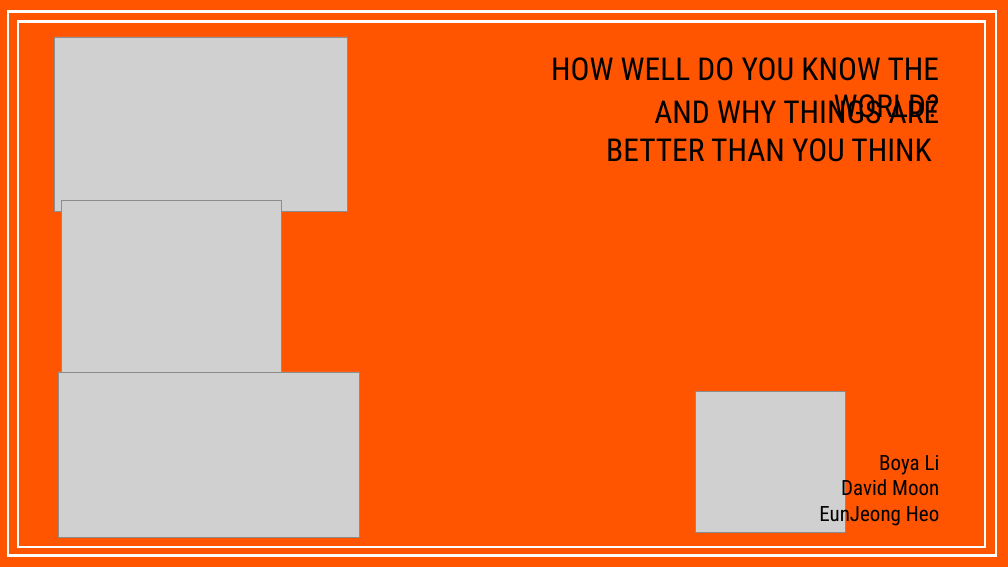
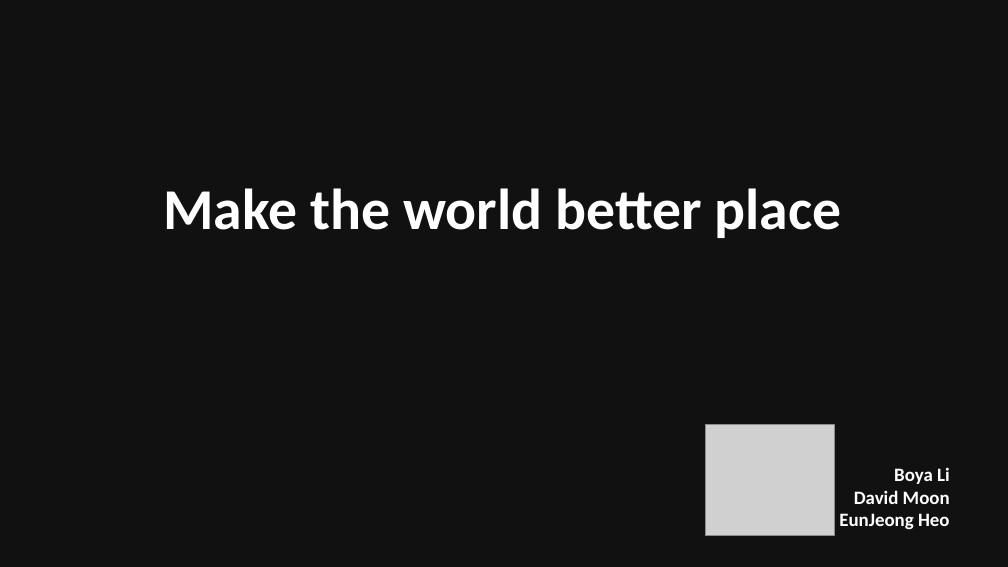
Before and after one commit to hej6853/Rowdy_Rooster_Project3, a slide deck: slide 1 of Factfulness_FINAL.pptx (slide 2 before the commit). Drawn at 1008x567 pixels with LibreOffice and Linux fonts; fonts in the diff are those of the drawing; grey boxes stand for pictures; background and template pictures are left out; a plain dark background stands for a picture behind light text. Boxes give left, top, right and bottom in pixels: in the first picture for what was removed or moved away, otherwise in the second. Text is boxed around its words. In the diff, an @@ line names an element or a change of style, - is before the commit and + after.

```diff
--- a/Factfulness_FINAL.pptx
+++ b/Factfulness_FINAL.pptx
@@ background #FF5500 to picture (left out) @@
@@ rectangle: place and size @@
-rectangle at box(8, 11, 996, 556)
+rectangle at box(0, 0, 1008, 567)
@@ rectangle at box(0, 0, 1008, 567): fill none to #000000 at 59% opacity; outline #FFFFFF 2.25 pt to none @@
@@ rectangle removed at box(17, 22, 985, 547) @@
@@ picture removed at box(55, 37, 348, 212) @@
@@ text removed at box(551, 57, 940, 124) @@
-HOW WELL DO YOU KNOW THE WORLD?
@@ text removed at box(606, 95, 939, 162) @@
-AND WHY THINGS ARE BETTER THAN YOU THINK
@@ picture removed at box(61, 200, 281, 382) @@
@@ text added at box(163, 188, 842, 238), 55 pt, text #FFFFFF, bold @@
+Make the world better place
@@ picture removed at box(58, 372, 360, 537) @@
@@ picture: place and size @@
-picture at box(696, 391, 845, 533)
+picture at box(706, 425, 835, 535)
@@ text "Boya Li": place and size @@
-text "Boya Li" at box(819, 455, 940, 527)
+text "Boya Li" at box(839, 467, 950, 530)
@@ text "Boya Li" at box(839, 467, 950, 530): size 20 to 18 pt, font Roboto Condensed to Calibri, text colour #000000 to #FFFFFF, bold on @@
```
Also in this commit, not shown: 4 other slides changed, 2 slides added, 1 slide removed, 4 other files.
